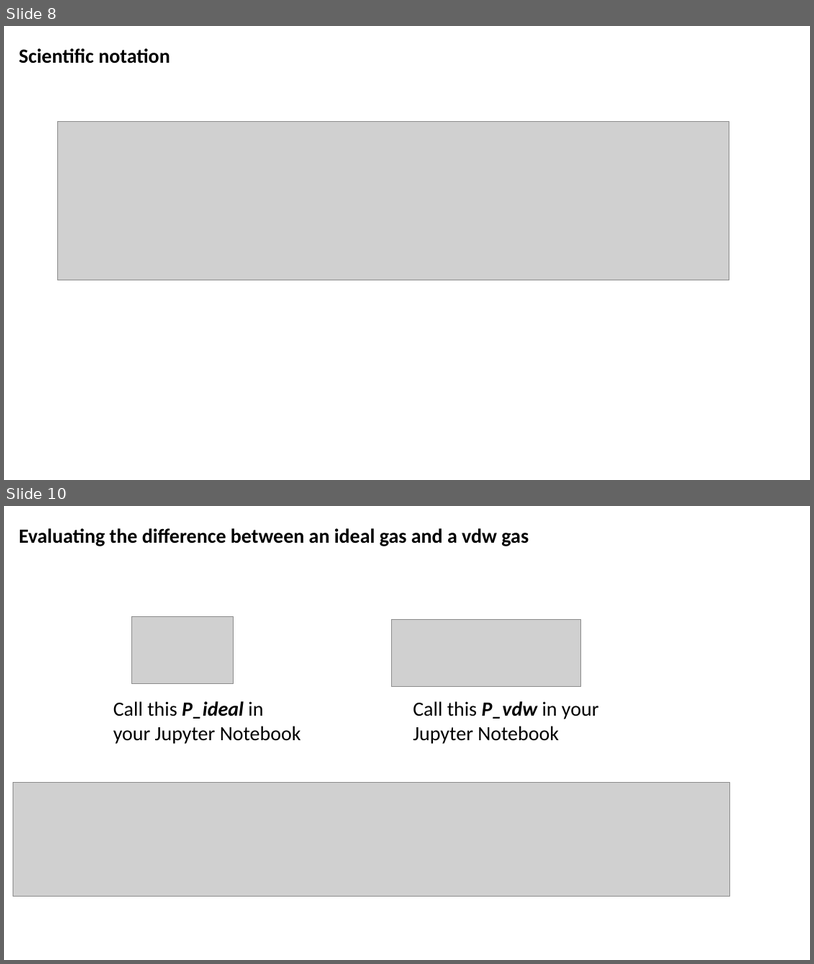
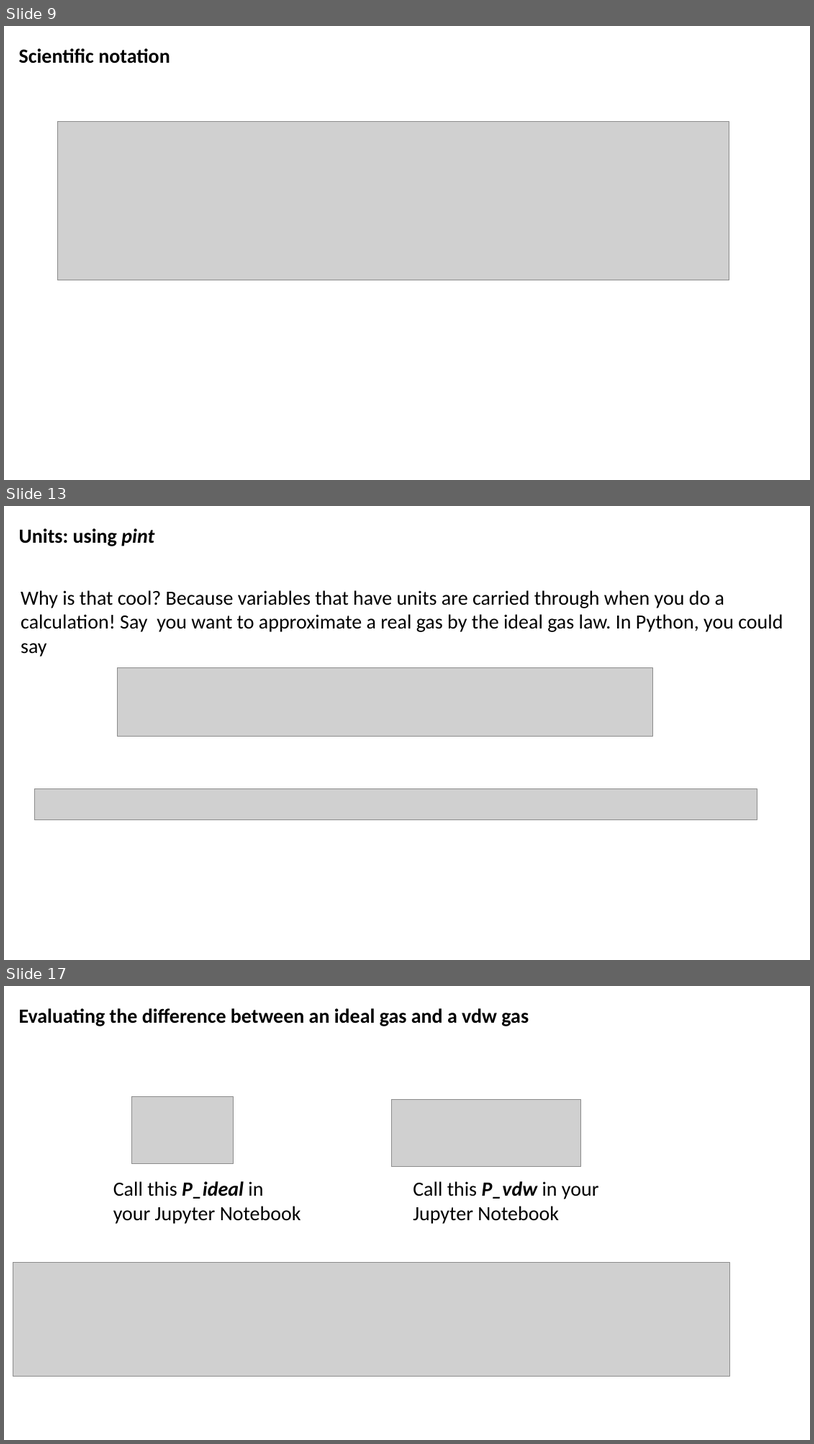
Before and after one commit to sneshyba/pypchem, a slide deck: Thermo 2022 (Neshyba)/Lectures/Week 1 - Gas laws/Week 1.2 Recap and moving forward.pptx. Shown one above the other, each under a label of ours: slides 8 and 10 before the commit, slides 9, 13 and 17 after it; the slides between them are not shown. The pictures are 814x964 and 814x1444 pixels, drawn with LibreOffice and Linux fonts; fonts in the diff are those of the drawing; grey boxes stand for pictures. Boxes give left, top, right and bottom in pixels: in the first picture for what was removed or moved away, otherwise in the second. Text is boxed around its words. In the diff, an @@ line names an element or a change of style, - is before the commit and + after.

```diff
--- a/Thermo 2022 (Neshyba)/Lectures/Week 1 - Gas laws/Week 1.2 Recap and moving forward.pptx
+++ b/Thermo 2022 (Neshyba)/Lectures/Week 1 - Gas laws/Week 1.2 Recap and moving forward.pptx
@@ slide 13 added at <box>4,506,810,960</box>, background #FFFFFF @@
@@ text added at <box>19,528,154,546</box>, 24 pt, text #000000, bold @@
+Units: using pint
@@ text added at <box>21,590,783,656</box>, 24 pt, text #000000 @@
+Why is that cool? Because variables that have units are carried through when you do a calculation! Say you want to approximate a real gas by the ideal gas law. In Python, you could say
@@ picture added at <box>117,667,653,736</box> @@
@@ picture added at <box>35,788,758,820</box> @@
@@ what was slide 8 is now slide 9 @@
@@ what was slide 10 is now slide 17 @@
```
Also in this commit, not shown: 4 slides changed, 6 other slides added, 17 other files.
